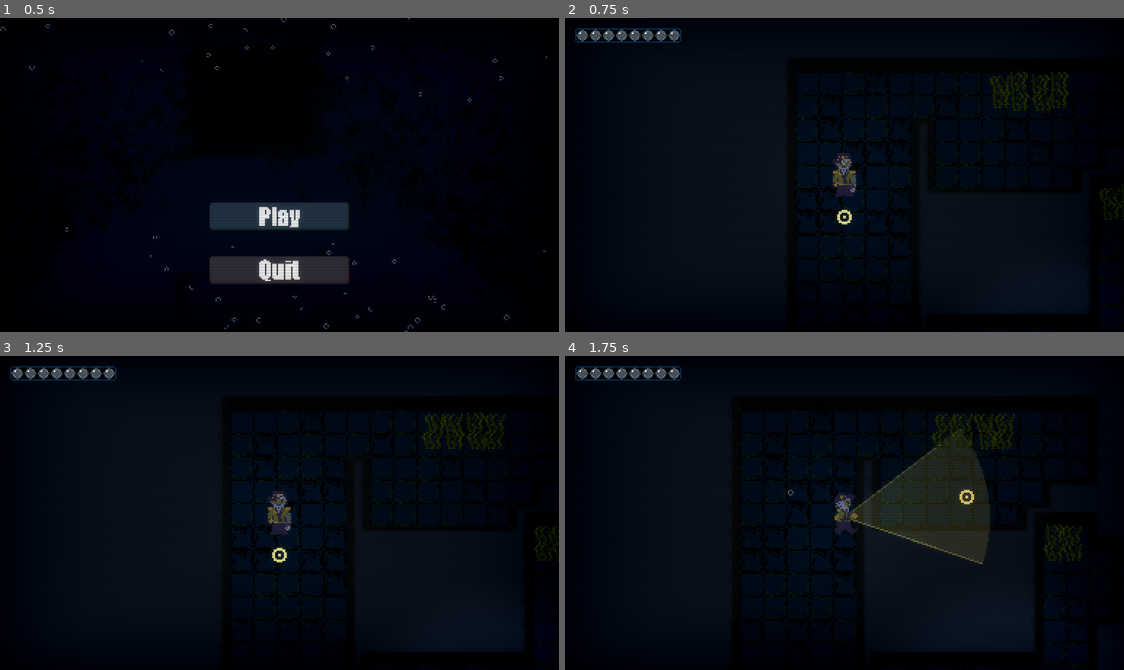
Above: before the commit, frames 1-4 (two rows, left to right).
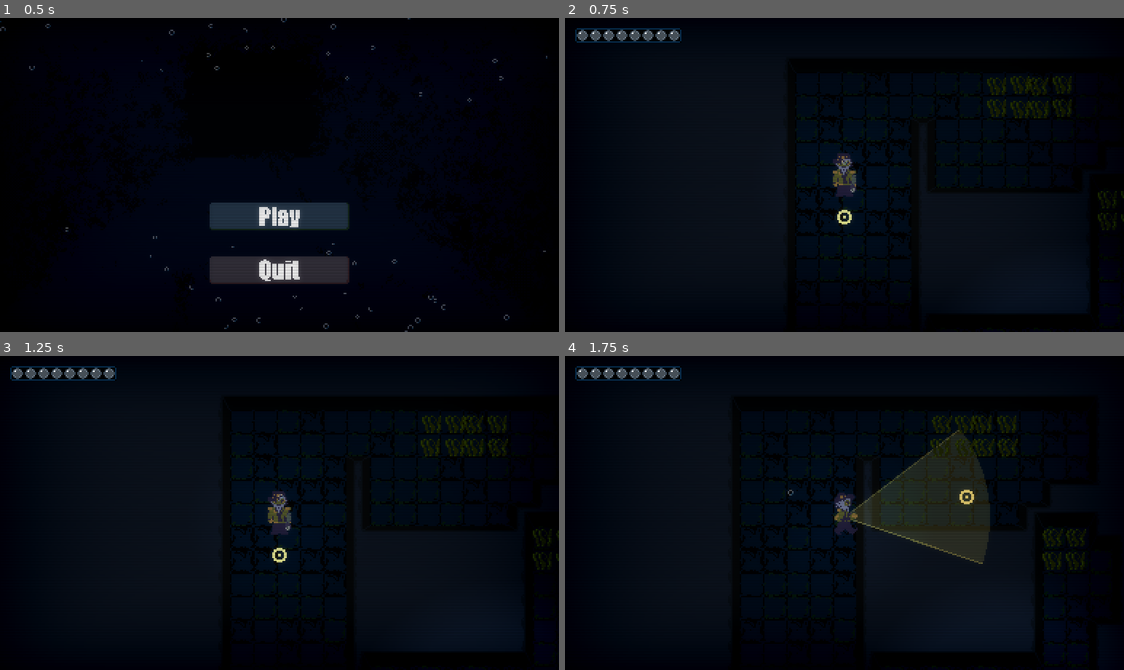
Above: after the commit, the same moments.

Repository: jablonskibrandan/GodotWild98
Game: Godot game, scene res://scenes/main_menu.tscn
Two runs of this game, one before a commit and one after it. Both use one fixed random seed, a clock stepped at 60 frames per second and the inputs below. Sound files missing from this copy of the repository are replaced by a short silence.
Inputs (mouse positions are in pixels of both pictures, inside the frame that each line leads up to):
- Up to frame 1 (0.5 s): no input
- Up to frame 2 (0.75 s): click (844, 215) at 0.5 s
- Up to frame 3 (1.25 s): no input
- Up to frame 4 (1.75 s): tap Enter at 1.25 s; move the mouse to (967, 497) at 1.27 s; hold D (move_right) from 1.28 s (still down); hold F (flashlight_toggle) from 1.28 s (still down)

Frame 1 is identical in both runs. In frame 2, 0.4% of the frame differs, in the area x 75-100%, y 17-68%; in frame 3, 0.4%; in frame 4, 0.5%, in the area x 65-94%, y 18-69%.

Commit message:
Seaweed adjustments

Diff:
--- a/scenes/floor_one.tscn
+++ b/scenes/floor_one.tscn
@@ -12,17 +12,16 @@
 [ext_resource type="Script" uid="uid://clc1phwuj8tqs" path="res://scripts/player/target_cursor.gd" id="6_target"]
 [ext_resource type="PackedScene" uid="uid://dm48ti74qwqcc" path="res://scenes/monster.tscn" id="7_6d0m4"]
 [ext_resource type="AudioStream" uid="uid://bbhokhr8ntf8v" path="res://audio/sfx/Sunken Tower Flashlight Off.wav" id="7_dptav"]
-[ext_resource type="Texture2D" uid="uid://bw6hly1gbcf34" path="res://visuals/environment/tilesets/wall_tiles.png" id="9_panii"]
+[ext_resource type="Texture2D" uid="uid://bw6hly1gbcf34" path="res://visuals/tilesets/wall_tiles.png" id="9_panii"]
 [ext_resource type="Texture2D" uid="uid://d0jy1aj7v7fn5" path="res://visuals/player/cap_frog.png" id="9_y0f35"]
 [ext_resource type="Script" uid="uid://dsmqmerm578de" path="res://scripts/monsters/monster_manager.gd" id="10_0sur2"]
-[ext_resource type="Texture2D" uid="uid://dkqv01mpxtc8h" path="res://visuals/environment/tilesets/floor_tiles.png" id="10_gnqv8"]
+[ext_resource type="Texture2D" uid="uid://dkqv01mpxtc8h" path="res://visuals/tilesets/floor_tiles.png" id="10_gnqv8"]
 [ext_resource type="Script" uid="uid://dady07nhex7xv" path="res://scripts/player/bubble_health.gd" id="11_bubble_health"]
 [ext_resource type="PackedScene" path="res://scenes/bubble_bar.tscn" id="12_bubble_bar"]
-[ext_resource type="Texture2D" uid="uid://dp4illl5bapcx" path="res://visuals/player/air_release.png" id="14_fio2n"]
+[ext_resource type="Texture2D" uid="uid://dp4illl5bapcx" path="res://visuals/ui/air_release.png" id="14_fio2n"]
 [ext_resource type="Texture2D" uid="uid://deo156ulol0mh" path="res://visuals/player/flashlight_small.png" id="15_bkyrt"]
 [ext_resource type="Shader" uid="uid://bogy8vvctkjss" path="res://visuals/crt_shader.gdshader" id="17_ap1ie"]
 [ext_resource type="Texture2D" uid="uid://qud7y6guapj7" path="res://visuals/ui/bubble_bar.png" id="19_tc85r"]
-[ext_resource type="Texture2D" uid="uid://btx1tgiipuopv" path="res://visuals/enemies/ui_box.png" id="20_msa8h"]
 
 [sub_resource type="TileSetAtlasSource" id="TileSetAtlasSource_gnqv8"]
 texture = ExtResource("9_panii")
@@ -831,16 +830,16 @@
 scale = Vector2(2, 1)
 
 [node name="SeaweedPatch" parent="Background" unique_id=1327779863 instance=ExtResource("5_8uit6")]
-position = Vector2(28, 262)
+position = Vector2(32, 272)
 
 [node name="SeaweedPatch2" parent="Background" unique_id=962194062 instance=ExtResource("5_8uit6")]
-position = Vector2(163, 76)
+position = Vector2(163, 80)
 
 [node name="SeaweedPatch3" parent="Background" unique_id=1697066773 instance=ExtResource("5_8uit6")]
-position = Vector2(239, 153)
+position = Vector2(239, 158)
 
 [node name="SeaweedPatch4" parent="Background" unique_id=1093436318 instance=ExtResource("5_8uit6")]
-position = Vector2(191, 76)
+position = Vector2(192, 80)
 
 [node name="ToolManager" type="Node2D" parent="." unique_id=1764216630]
 script = ExtResource("2_tool_manager")
@@ -936,7 +935,6 @@
 script = ExtResource("10_0sur2")
 
 [node name="Monster" parent="MonsterManager" unique_id=1813013398 instance=ExtResource("7_6d0m4")]
-y_sort_enabled = false
 position = Vector2(206, 281)
 
 [node name="TargetCursor" type="Node2D" parent="." unique_id=1575986569]
@@ -944,11 +942,6 @@
 circle_radius = 4.0
 
 [node name="HUD" type="CanvasLayer" parent="." unique_id=1173174004]
-
-[node name="Sprite2D" type="Sprite2D" parent="HUD" unique_id=44044669]
-texture_filter = 1
-position = Vector2(24, 39)
-texture = ExtResource("20_msa8h")
 
 [node name="Bubble Box" type="Sprite2D" parent="HUD" unique_id=786385202]
 modulate = Color(0.11207495, 0.5847179, 1, 1)
--- a/scenes/seaweed.tscn
+++ b/scenes/seaweed.tscn
@@ -7,13 +7,9 @@
 atlas = ExtResource("2_spjjx")
 region = Rect2(0, 0, 16, 16)
 
-[sub_resource type="AtlasTexture" id="AtlasTexture_1wd6o"]
+[sub_resource type="AtlasTexture" id="AtlasTexture_spjjx"]
 atlas = ExtResource("2_spjjx")
 region = Rect2(16, 0, 16, 16)
-
-[sub_resource type="AtlasTexture" id="AtlasTexture_ny4w6"]
-atlas = ExtResource("2_spjjx")
-region = Rect2(32, 0, 16, 16)
 
 [sub_resource type="SpriteFrames" id="SpriteFrames_wd5ij"]
 animations = [{
@@ -22,10 +18,7 @@
 "texture": SubResource("AtlasTexture_wxdpm")
 }, {
 "duration": 1.0,
-"texture": SubResource("AtlasTexture_1wd6o")
-}, {
-"duration": 1.0,
-"texture": SubResource("AtlasTexture_ny4w6")
+"texture": SubResource("AtlasTexture_spjjx")
 }],
 "loop": 1,
 "name": &"default",
@@ -43,8 +36,7 @@
 [node name="AnimatedSprite2D" type="AnimatedSprite2D" parent="." unique_id=322028798]
 y_sort_enabled = true
 sprite_frames = SubResource("SpriteFrames_wd5ij")
-frame = 2
-frame_progress = 1.0
+frame_progress = 0.4092523
 
 [node name="CollisionShape2D" type="CollisionShape2D" parent="." unique_id=1193375834]
 shape = SubResource("RectangleShape2D_wd5ij")
--- a/scenes/seaweed_patch.tscn
+++ b/scenes/seaweed_patch.tscn
@@ -4,15 +4,16 @@
 
 [node name="SeaweedPatch" type="Node2D" unique_id=1327779863]
 y_sort_enabled = true
+texture_filter = 1
 
 [node name="Seaweed" parent="." unique_id=1806494905 instance=ExtResource("1_1krh4")]
-position = Vector2(-6, -6)
+position = Vector2(-8, -8)
 
 [node name="Seaweed2" parent="." unique_id=2117609085 instance=ExtResource("1_1krh4")]
-position = Vector2(6, 6)
+position = Vector2(8, 8)
 
 [node name="Seaweed3" parent="." unique_id=1010705975 instance=ExtResource("1_1krh4")]
-position = Vector2(6, -6)
+position = Vector2(8, -8)
 
 [node name="Seaweed4" parent="." unique_id=908080008 instance=ExtResource("1_1krh4")]
-position = Vector2(-6, 6)
+position = Vector2(-8, 8)
--- a/scripts/environment/seaweed.gd
+++ b/scripts/environment/seaweed.gd
@@ -7,9 +7,9 @@
 	var offset = randf_range(0.01, 0.5)
 	await get_tree().create_timer(offset).timeout
 	animated_sprite_2d.play("default")
-	animated_sprite_2d.frame = randi_range(0, 2)
+	animated_sprite_2d.frame = randi_range(0, 1)
 
 	#offset positions slightly so looks more natural in a patch
 	#keep position offset limited to <= 2 so collision is continuous
-	const max_offset : float = 2.0
+	const max_offset : float = 1.0
 	position += Vector2(randf_range(-max_offset, max_offset), randf_range(max_offset,max_offset))
